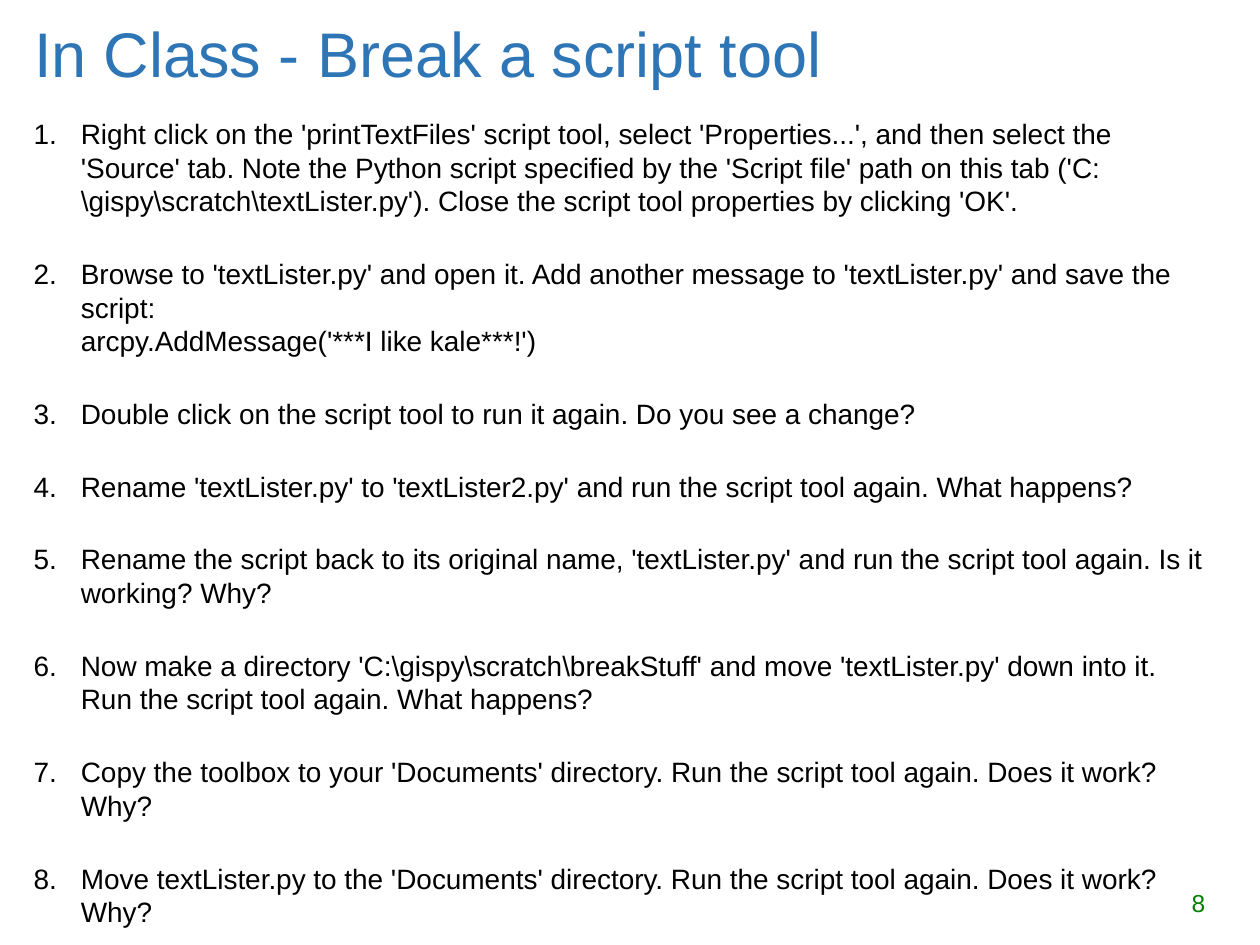
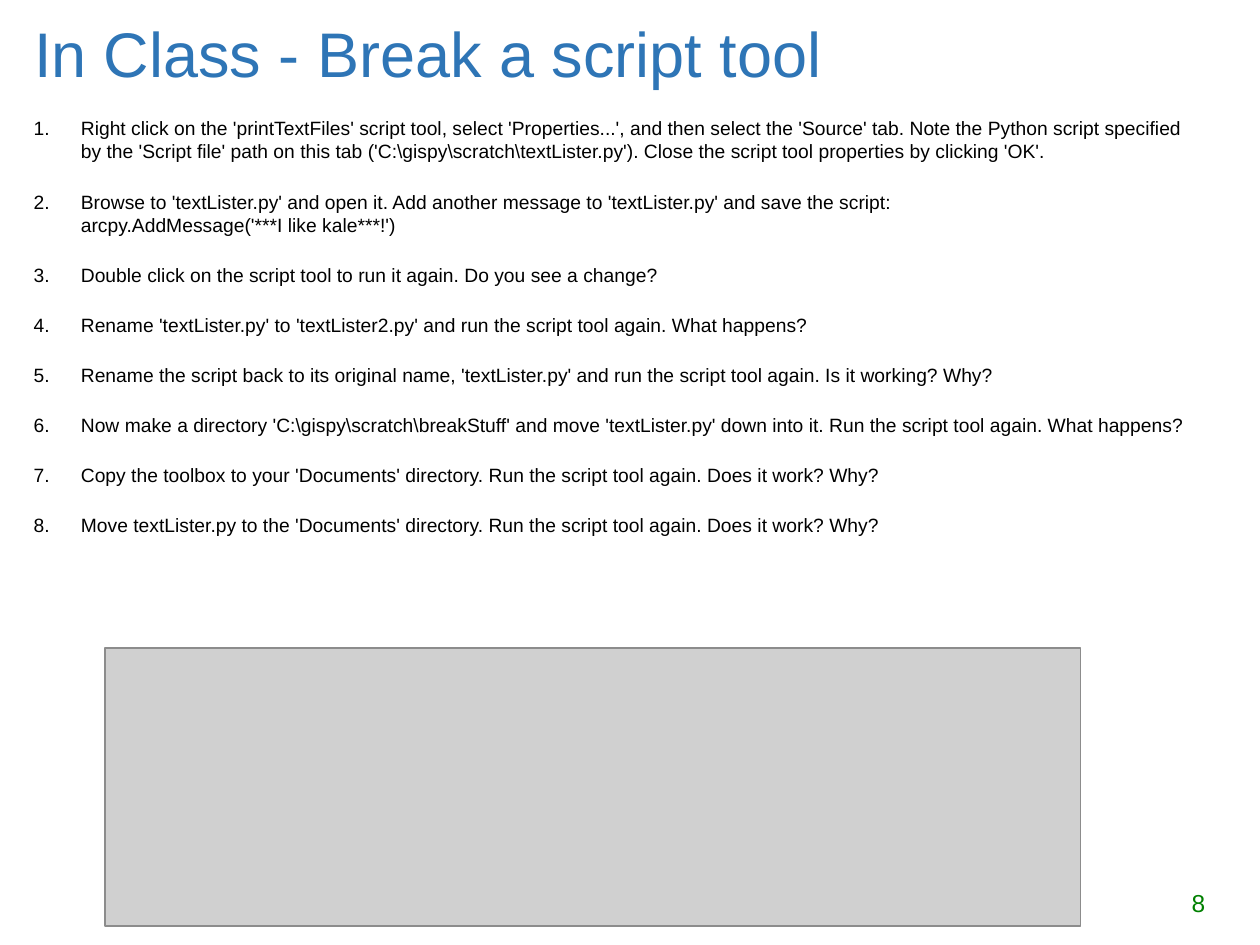
Before and after one commit to lgtateos/gis540, a slide deck: slide 8 of slides/arcScriptTools.pptx. Drawn at 1260x945 pixels with LibreOffice and Linux fonts; fonts in the diff are those of the drawing; grey boxes stand for pictures. Boxes give left, top, right and bottom in pixels: in the first picture for what was removed or moved away, otherwise in the second. Text is boxed around its words. In the diff, an @@ line names an element or a change of style, - is before the commit and + after.

```diff
--- a/slides/arcScriptTools.pptx
+++ b/slides/arcScriptTools.pptx
@@ text "Right click on the 'printTextFiles' ..." at bbox=[81, 121, 1183, 536]: size 16 to 11 pt; less space between paragraphs @@
@@ picture added at bbox=[105, 648, 1080, 926] @@
```
Also in this commit, not shown: 7 other slides changed.
